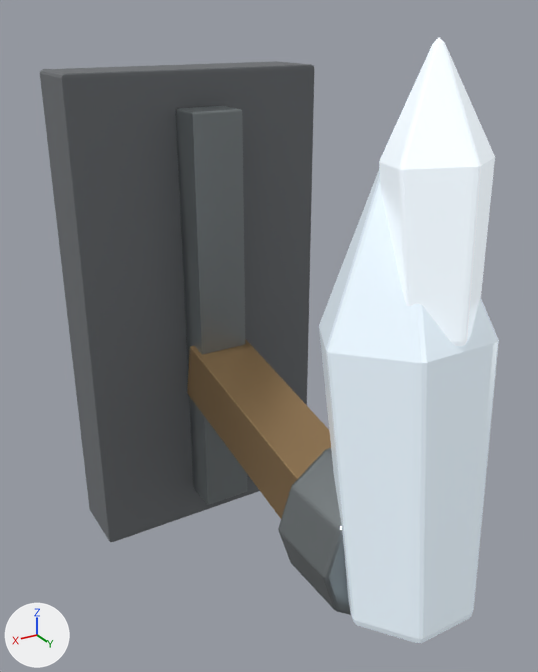
A saved change to the Blender file assets/models/source/decor-crystal-wall-sconce.blend.
Rendered twice from a 50 mm lens placed at (0.473, 0.993, 1.106), pointed at (0.014, 0.228, 0.724). Lighting does not change. The marker at lower left points along +X, +Y and +Z. The picture after the commit comes second.

In view in the first picture: 'bracket', 'lamp-crystal', 'lamp-tip', 'socket', 'vertical-band', 'wall-plate'.
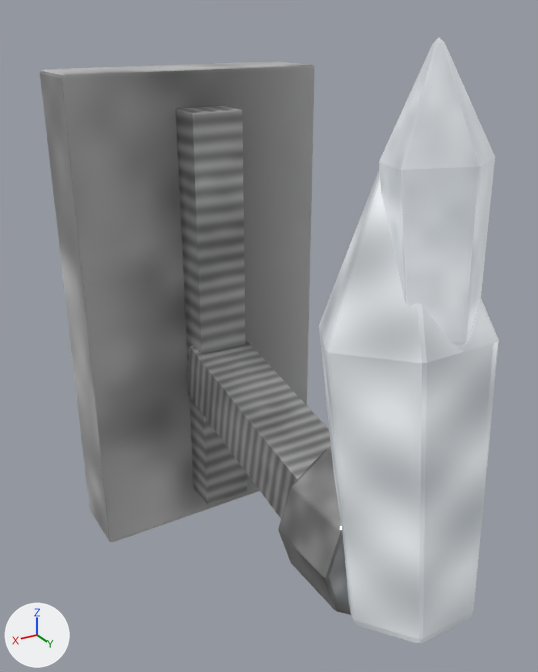
The change in detail:
Picture 'creature-stone' (img_creature_stone) is new.
Picture 'creature-crystal' (img_creature_crystal) is new.
Picture 'creature-metal' (img_creature_metal) is new.
Picture 'creature-carapace' (img_creature_carapace) is new.
Material 'magenheim.geology-decor.decor-crystal-wall-sconce.crystalbright.stone' (mat_magenheim_geology_decor_decor_crystal_wall_sconce_crystalbright_stone) is new.
Its texture is img_creature_stone.
Its metallic is 0.01.
Its roughness is 0.22.
Its emission color is (0.491, 0.531, 0.564) (light grey #bac1c6).
Its emission strength is 0.65.
Material 'magenheim.geology-decor.decor-crystal-wall-sconce.crystal.crystal' (mat_magenheim_geology_decor_decor_crystal_wall_sconce_crystal_crystal) is new.
Its texture is img_creature_crystal.
Its metallic is 0.02.
Its roughness is 0.22.
Its emission color is (0.265, 0.299, 0.326) (grey #8d959b).
Its emission strength is 0.65.
Material 'magenheim.geology-decor.decor-crystal-wall-sconce.bronze.metal' (mat_magenheim_geology_decor_decor_crystal_wall_sconce_bronze_metal) is new.
Its texture is img_creature_metal.
Its metallic is 0.72.
Its roughness is 0.34.
Material 'magenheim.geology-decor.decor-crystal-wall-sconce.iron.metal' (mat_magenheim_geology_decor_decor_crystal_wall_sconce_iron_metal) is new.
Its texture is img_creature_metal.
Its metallic is 0.72.
Its roughness is 0.34.
Material 'magenheim.geology-decor.decor-crystal-wall-sconce.darkstone.carapace' (mat_magenheim_geology_decor_decor_crystal_wall_sconce_darkstone_carapace) is new.
Its texture is img_creature_carapace.
Its metallic is 0.02.
Its roughness is 0.86.
me_wall_plate has 8 vertices, 12 faces and spans x -0.19..0.19, y -0.05..0.05, z -0.36..0.36.
me_wall_plate no longer uses material mat_magenheim_geology_decor_decor_crystal_wall_sconce_darkstone (grey #6c6f73).
me_wall_plate gains material mat_magenheim_geology_decor_decor_crystal_wall_sconce_darkstone_carapace (picture img_creature_carapace).
me_vertical_band has 8 vertices, 12 faces and spans x -0.038..0.038, y -0.028..0.028, z -0.31..0.31.
me_vertical_band no longer uses material mat_magenheim_geology_decor_decor_crystal_wall_sconce_iron (grey #8e9597).
me_vertical_band gains material mat_magenheim_geology_decor_decor_crystal_wall_sconce_iron_metal (picture img_creature_metal).
me_bracket has 8 vertices, 12 faces and spans x -0.045..0.045, y -0.215..0.215, z -0.088..0.088.
me_bracket no longer uses material mat_magenheim_geology_decor_decor_crystal_wall_sconce_bronze (brown #b39369).
me_bracket gains material mat_magenheim_geology_decor_decor_crystal_wall_sconce_bronze_metal (picture img_creature_metal).
me_lamp_crystal has 14 vertices, 24 faces and spans x -0.095..0.095, y -0.093..0.093, z -0.271..0.271.
me_lamp_crystal no longer uses material mat_magenheim_geology_decor_decor_crystal_wall_sconce_crystal (white #e5f1fa, glowing grey #8d959b).
me_lamp_crystal gains material mat_magenheim_geology_decor_decor_crystal_wall_sconce_crystal_crystal (picture img_creature_crystal, glowing grey #8d959b).
me_lamp_tip has 12 vertices, 20 faces and spans x -0.052..0.052, y -0.052..0.052, z -0.139..0.139.
me_lamp_tip no longer uses material mat_magenheim_geology_decor_decor_crystal_wall_sconce_crystalbright (white #edf5fc, glowing light grey #bac1c6).
me_lamp_tip gains material mat_magenheim_geology_decor_decor_crystal_wall_sconce_crystalbright_stone (picture img_creature_stone, glowing light grey #bac1c6).

Where the change shows, as pixel boxes [x1, y1, x2, y2] in the pictures (538 x 672 px):
'wall-plate', recoloured (lighter)
    both: [40, 61, 314, 542]
'lamp-crystal', recoloured
    both: [319, 170, 499, 643]
'lamp-tip', recoloured (white to grey)
    both: [379, 38, 495, 347]
'vertical-band', recoloured (lighter)
    both: [176, 106, 247, 505]
'bracket', recoloured (brown to grey)
    both: [187, 339, 331, 518]
